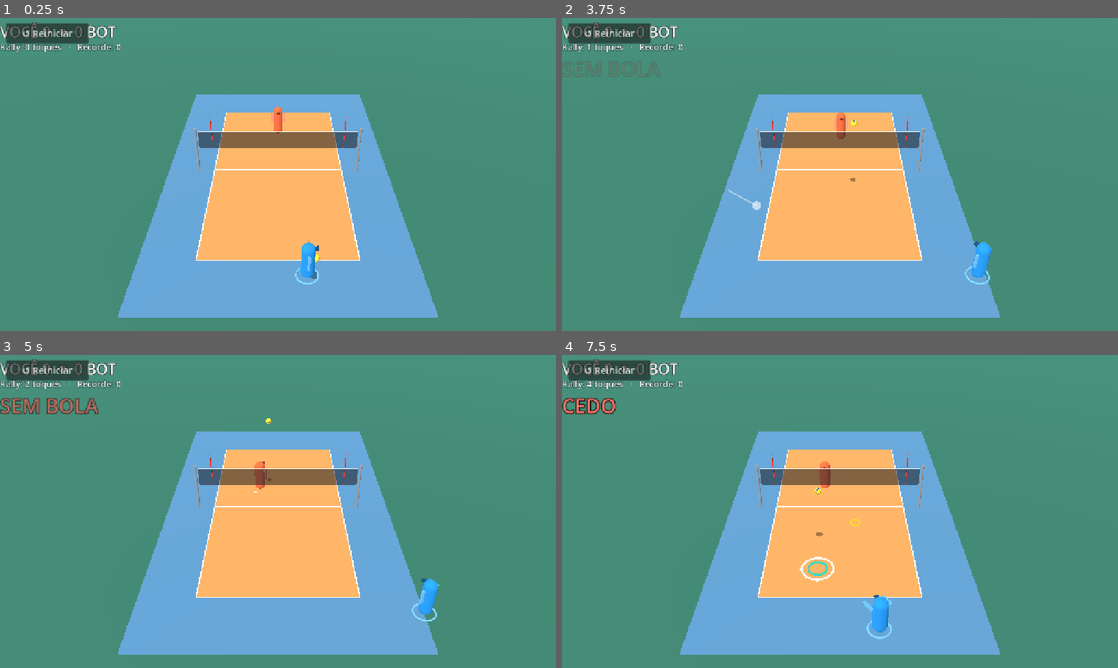
Above: before the commit, frames 1-4 (two rows, left to right).
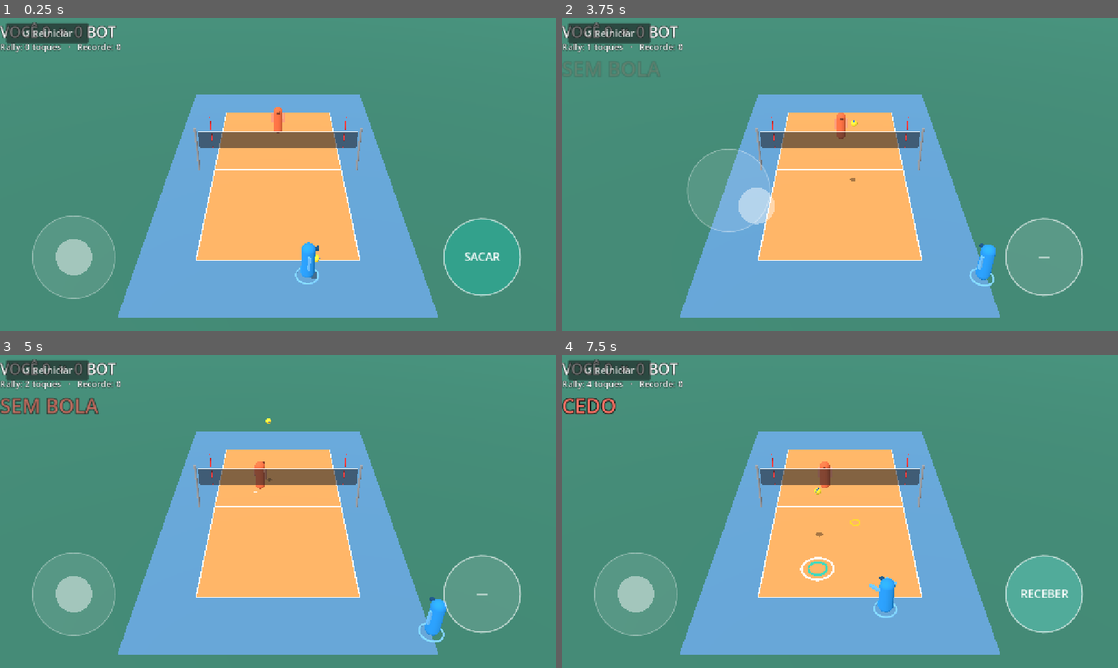
Above: after the commit, the same moments.

Repository: viniciolimadev/v-slash
Game: Godot game, scene res://scenes/main.tscn
Same seed, same stepped clock (60 frames per second), same inputs: the game is played once before the commit and once after it.
Inputs (mouse positions are in pixels of both pictures, inside the frame that each line leads up to):
- Up to frame 1 (0.25 s): no input
- Up to frame 2 (3.75 s): click "↺ Reiniciar" at 0.5 s; click "↺ Reiniciar" at 1.25 s; click "↺ Reiniciar" at 2 s; tap Enter at 2.75 s; move the mouse to (962, 158) at 2.77 s; hold D (move_right) 2.78-3.5 s; tap J at 2.85 s; click (962, 158) at 2.92 s; tap Space at 3.02 s; drag from (728, 190) to (812, 237) at 3.52 s
- Up to frame 3 (5 s): move the mouse to (333, 442) at 4.27 s; hold D (move_right) from 4.28 s (still down); tap J at 4.35 s
- Up to frame 4 (7.5 s): release D (move_right) at 5 s; drag from (812, 574) to (673, 464) at 5.02 s; move the mouse to (1006, 558) at 5.77 s; hold A (move_left) 5.78-6.5 s; tap J at 5.85, 7.35 s; tap Space at 6.02 s; drag from (673, 464) to (756, 433) at 6.52 s; move the mouse to (867, 511) at 7.27 s; hold S (move_down) from 7.28 s (still down); click (867, 511) at 7.42 s

The runs differ from the first frame. In frame 1, 1.1% of the frame differs, in the area x 5-94%, y 63-90%; in frame 2, 1.3%; in frame 3, 1.7%; in frame 4, 4.1%, in the area x 5-94%, y 63-91%.

Commit message:
Fix joystick never activating on touch devices
TouchControls sits directly under a CanvasLayer and its size stayed 0x0,
so the left-half check (x < size.x * 0.5) was never true: every touch
went to the action button and the joystick/button were drawn off-screen.
Use the viewport size instead and add touch-control regression tests.

Co-Authored-By: Claude Opus 5.5 <noreply@anthropic.com>
Claude-Session: https://claude.ai/code/session_01UkqYhsqg9n5UAYUKytDnBM

Diff:
--- a/scripts/ui/touch_controls.gd
+++ b/scripts/ui/touch_controls.gd
@@ -47,7 +47,7 @@
 		if st.pressed:
 			if st.position.y < TOP_BAR:
 				return
-			if st.position.x < size.x * 0.5:
+			if st.position.x < _screen().x * 0.5:
 				if _joy_index == -1:
 					_joy_index = st.index
 					_joy_origin = st.position
@@ -87,12 +87,18 @@
 			action_released.emit()
 
 
+## Tamanho da tela. Não usa `size`: este Control fica direto num CanvasLayer
+## e o tamanho dele pode ficar 0x0 (aí o joystick nunca era ativado).
+func _screen() -> Vector2:
+	return get_viewport_rect().size
+
+
 func _joy_home() -> Vector2:
-	return Vector2(170.0, size.y - 170.0)
+	return Vector2(170.0, _screen().y - 170.0)
 
 
 func _button_center() -> Vector2:
-	return Vector2(size.x - 170.0, size.y - 170.0)
+	return Vector2(_screen().x - 170.0, _screen().y - 170.0)
 
 
 func _draw() -> void:
--- a/tests/run_tests.gd
+++ b/tests/run_tests.gd
@@ -22,6 +22,8 @@
 	_test_bot_vs_bot()
 	print("== humano roteirizado: aperta, mira e solta no tempo ==")
 	_test_scripted_human()
+	print("== controles de toque ==")
+	_test_touch_controls()
 	print("falhas: %d" % fails)
 	quit(1 if fails > 0 else 0)
 
@@ -203,6 +205,43 @@
 	_free_main(main)
 
 
+func _test_touch_controls() -> void:
+	var main := _make_main(false)
+	var c: TouchControls = main.get("controls")
+	var screen := c.get_viewport_rect().size
+	var presses := [0]
+	c.action_pressed.connect(func() -> void: presses[0] += 1)
+	# polegar esquerdo encosta e arrasta para a direita
+	var left := Vector2(screen.x * 0.15, screen.y * 0.75)
+	c._input(_touch(0, left, true))
+	c._input(_drag(0, left + Vector2(c.JOY_RADIUS, 0.0)))
+	var move := c.get_move()
+	_check(move.x > 0.9 and absf(move.y) < 0.1, "joystick: toque na esquerda + arrastar move (%s)" % move)
+	_check(presses[0] == 0, "joystick: toque na esquerda não aperta o botão de ação")
+	# segundo dedo na direita = botão de ação, sem soltar o joystick
+	c._input(_touch(1, Vector2(screen.x * 0.85, screen.y * 0.75), true))
+	_check(presses[0] == 1, "botão: toque na direita aperta o botão de ação")
+	_check(c.get_move().x > 0.9, "multitoque: joystick continua ativo com o botão apertado")
+	c._input(_touch(0, left, false))
+	_check(c.get_move() == Vector2.ZERO, "joystick: soltar o dedo para o jogador")
+	_free_main(main)
+
+
+func _touch(index: int, pos: Vector2, pressed: bool) -> InputEventScreenTouch:
+	var e := InputEventScreenTouch.new()
+	e.index = index
+	e.position = pos
+	e.pressed = pressed
+	return e
+
+
+func _drag(index: int, pos: Vector2) -> InputEventScreenDrag:
+	var e := InputEventScreenDrag.new()
+	e.index = index
+	e.position = pos
+	return e
+
+
 func _make_main(autoplay: bool) -> Node:
 	var main: Node = load("res://scenes/main.tscn").instantiate()
 	main.set("autoplay", autoplay)
